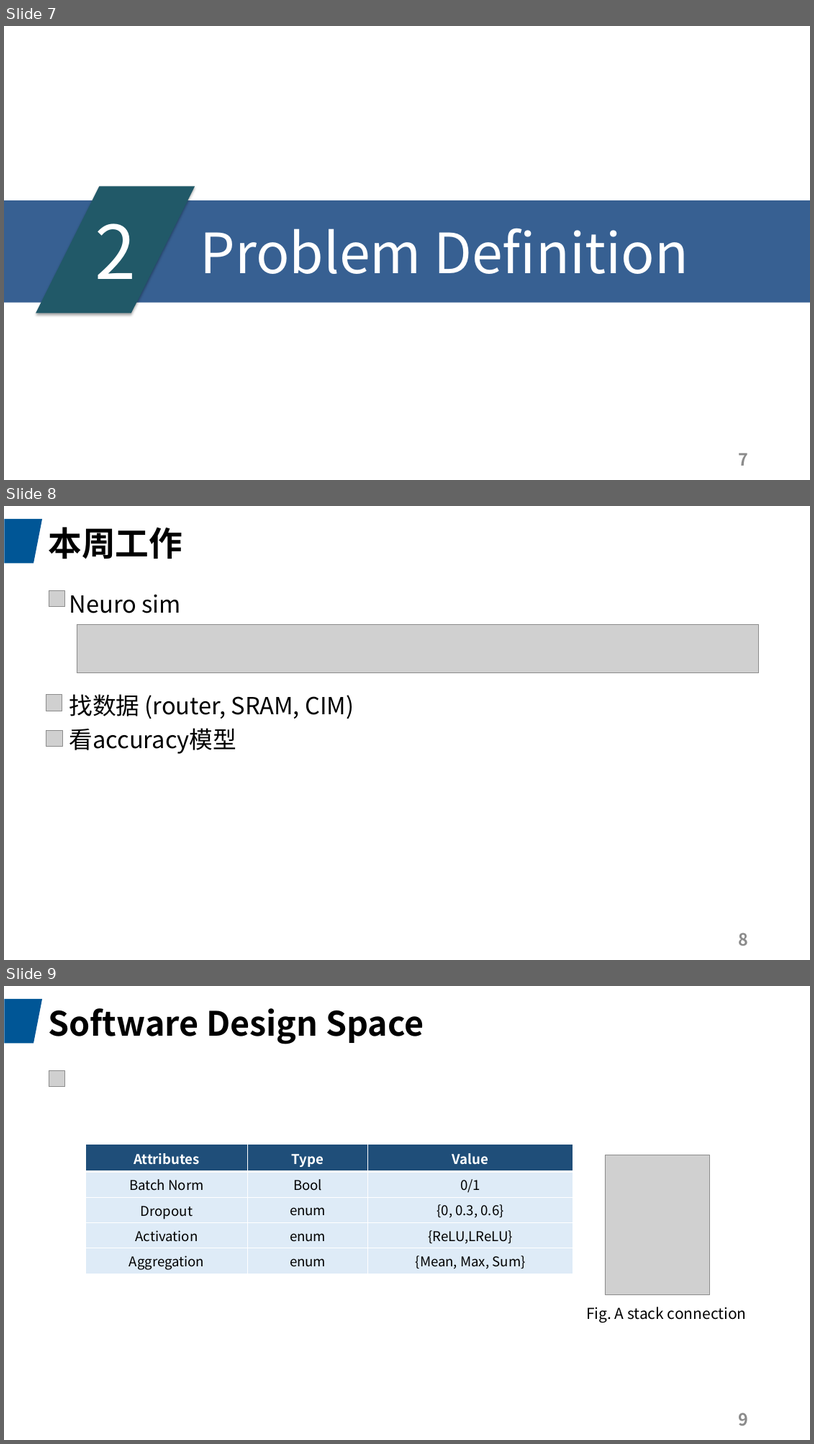
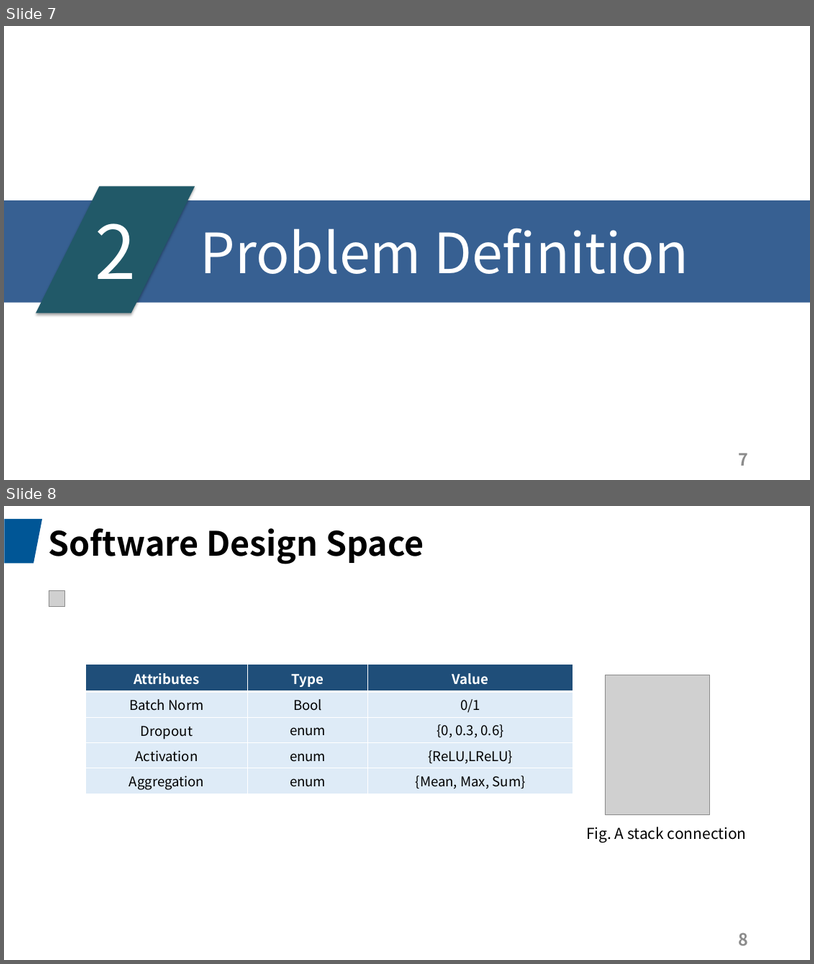
Before and after one commit to JadeQiong/DSE, a slide deck: 组会3.3.pptx. Shown one above the other, each under a label of ours: slides 7, 8 and 9 before the commit, slides 7 and 8 after it. The pictures are 814x1444 and 814x964 pixels, drawn with LibreOffice and Linux fonts; fonts in the diff are those of the drawing; grey boxes stand for pictures. Boxes give left, top, right and bottom in pixels: in the first picture for what was removed or moved away, otherwise in the second. Text is boxed around its words. In the diff, an @@ line names an element or a change of style, - is before the commit and + after.

```diff
--- a/组会3.3.pptx
+++ b/组会3.3.pptx
@@ slide 8 removed at [4,506,810,960], background #FFFFFF; not listed: 1 template element that a slide beside it also shows @@
@@ title removed at [48,527,183,559] @@
-本周工作
@@ picture removed at [49,591,65,607] @@
@@ text removed at [70,594,354,754] @@
-Neuro sim
-找数据 (router, SRAM, CIM)
-看accuracy模型
@@ picture removed at [77,624,759,673] @@
@@ picture removed at [46,695,62,711] @@
@@ picture removed at [46,730,63,746] @@
@@ page number removed at [739,932,749,945] @@
-8
@@ what was slide 9 is now slide 8 @@
@@ page number at [739,932,749,945]: text changed @@
-9
+8
```
Also in this commit, not shown: 1 slide changed, 2 slides added, 2 other files.
